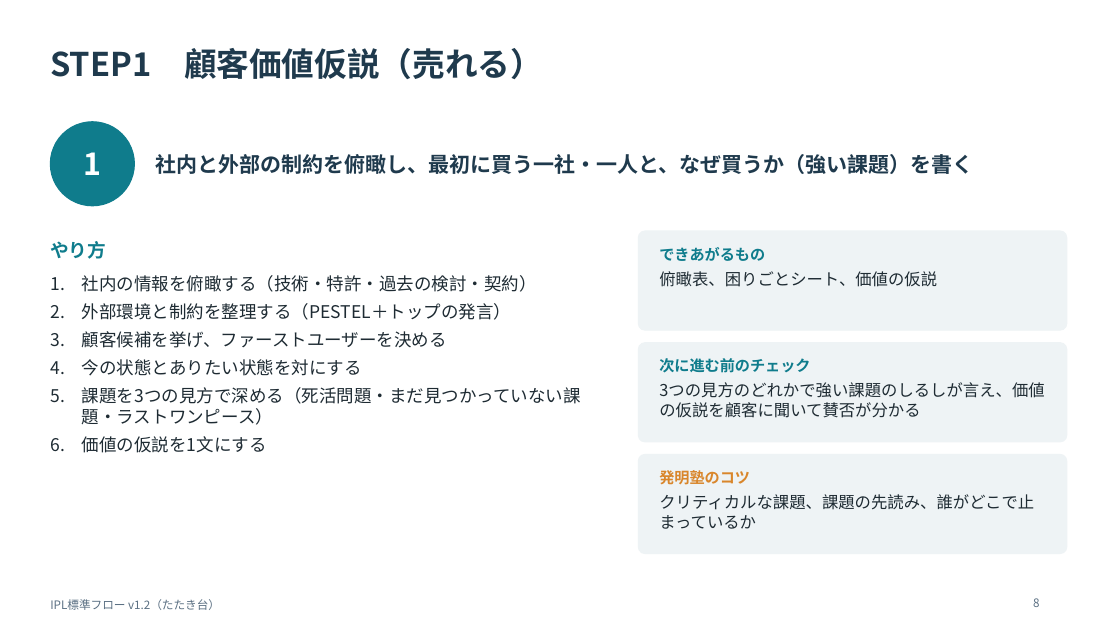
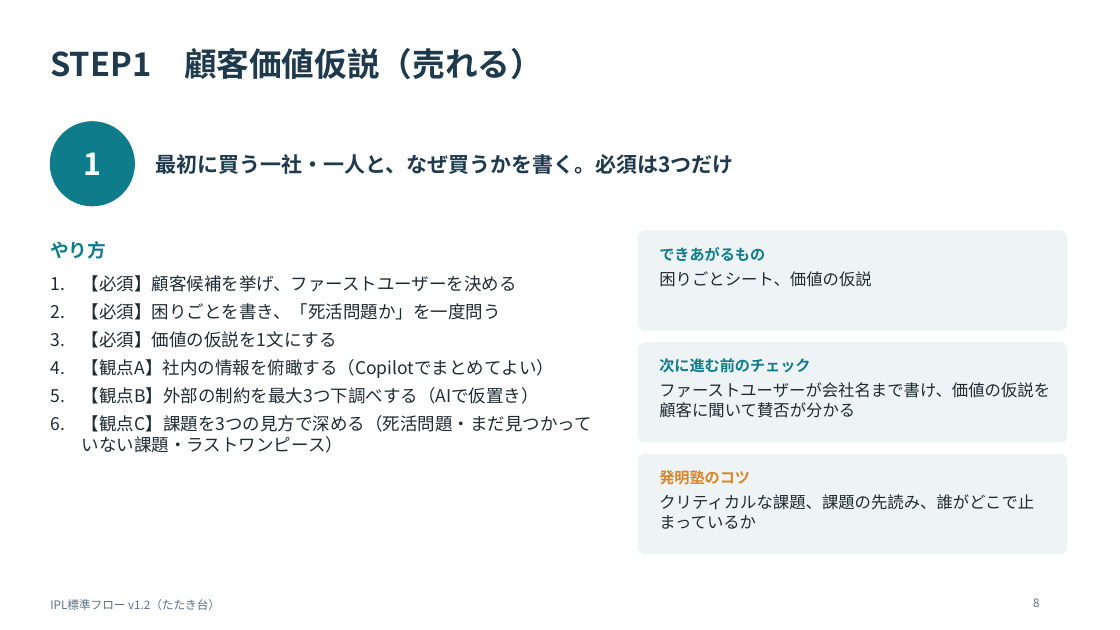
Before and after one commit to utpm6342836-cloud/IPL, a slide deck: slide 8 of deliverables/IPL標準フロー_説明資料_v1.2.pptx. Drawn at 1120x630 pixels with LibreOffice and Linux fonts; fonts in the diff are those of the drawing. Boxes give left, top, right and bottom in pixels: in the first picture for what was removed or moved away, otherwise in the second. Text is boxed around its words. In the diff, an @@ line names an element or a change of style, - is before the commit and + after.

```diff
--- a/deliverables/IPL標準フロー_説明資料_v1.2.pptx
+++ b/deliverables/IPL標準フロー_説明資料_v1.2.pptx
@@ text at (x1=155, y1=154, x2=734, y2=174): text changed @@
-社内と外部の制約を俯瞰し、最初に買う一社・一人と、なぜ買うか（強い課題）を書く
+最初に買う一社・一人と、なぜ買うかを書く。必須は3つだけ
@@ text at (x1=82, y1=275, x2=592, y2=453): text changed @@
-1. 社内の情報を俯瞰する（技術・特許・過去の検討・契約）
-2. 外部環境と制約を整理する（PESTEL＋トップの発言）
-3. 顧客候補を挙げ、ファーストユーザーを決める
-4. 今の状態とありたい状態を対にする
-5. 課題を3つの見方で深める（死活問題・まだ見つかっていない課題・ラストワンピース）
-6. 価値の仮説を1文にする
+1. 【必須】顧客候補を挙げ、ファーストユーザーを決める
+2. 【必須】困りごとを書き、「死活問題か」を一度問う
+3. 【必須】価値の仮説を1文にする
+4. 【観点A】社内の情報を俯瞰する（Copilotでまとめてよい）
+5. 【観点B】外部の制約を最大3つ下調べする（AIで仮置き）
+6. 【観点C】課題を3つの見方で深める（死活問題・まだ見つかっていない課題・ラストワンピース）
@@ text at (x1=659, y1=271, x2=871, y2=287): text changed @@
-俯瞰表、困りごとシート、価値の仮説
+困りごとシート、価値の仮説
@@ text at (x1=659, y1=382, x2=1050, y2=418): text changed @@
-3つの見方のどれかで強い課題のしるしが言え、価値の仮説を顧客に聞いて賛否が分かる
+ファーストユーザーが会社名まで書け、価値の仮説を顧客に聞いて賛否が分かる
```
Also in this commit, not shown: 2 other slides changed, 25 other files.
